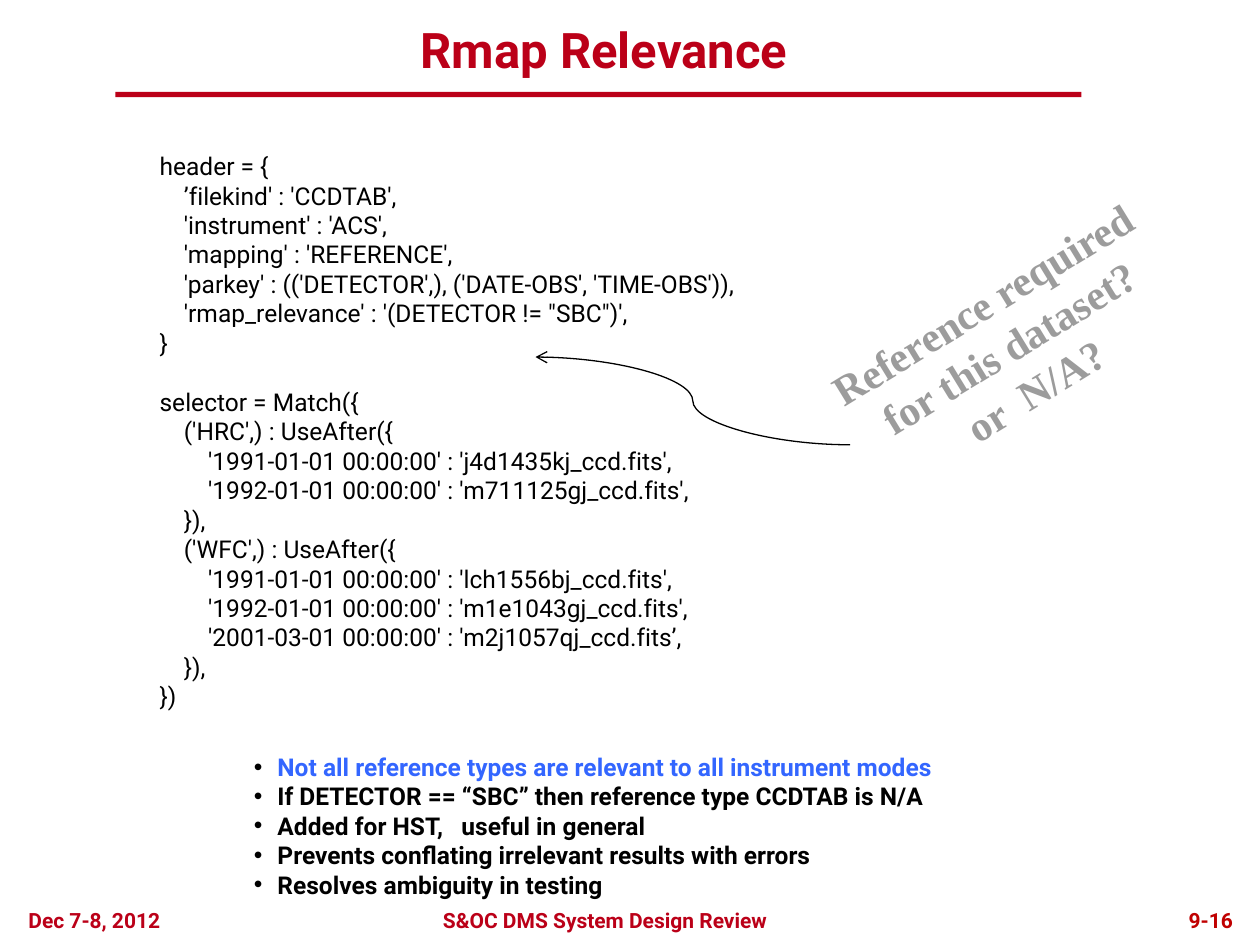
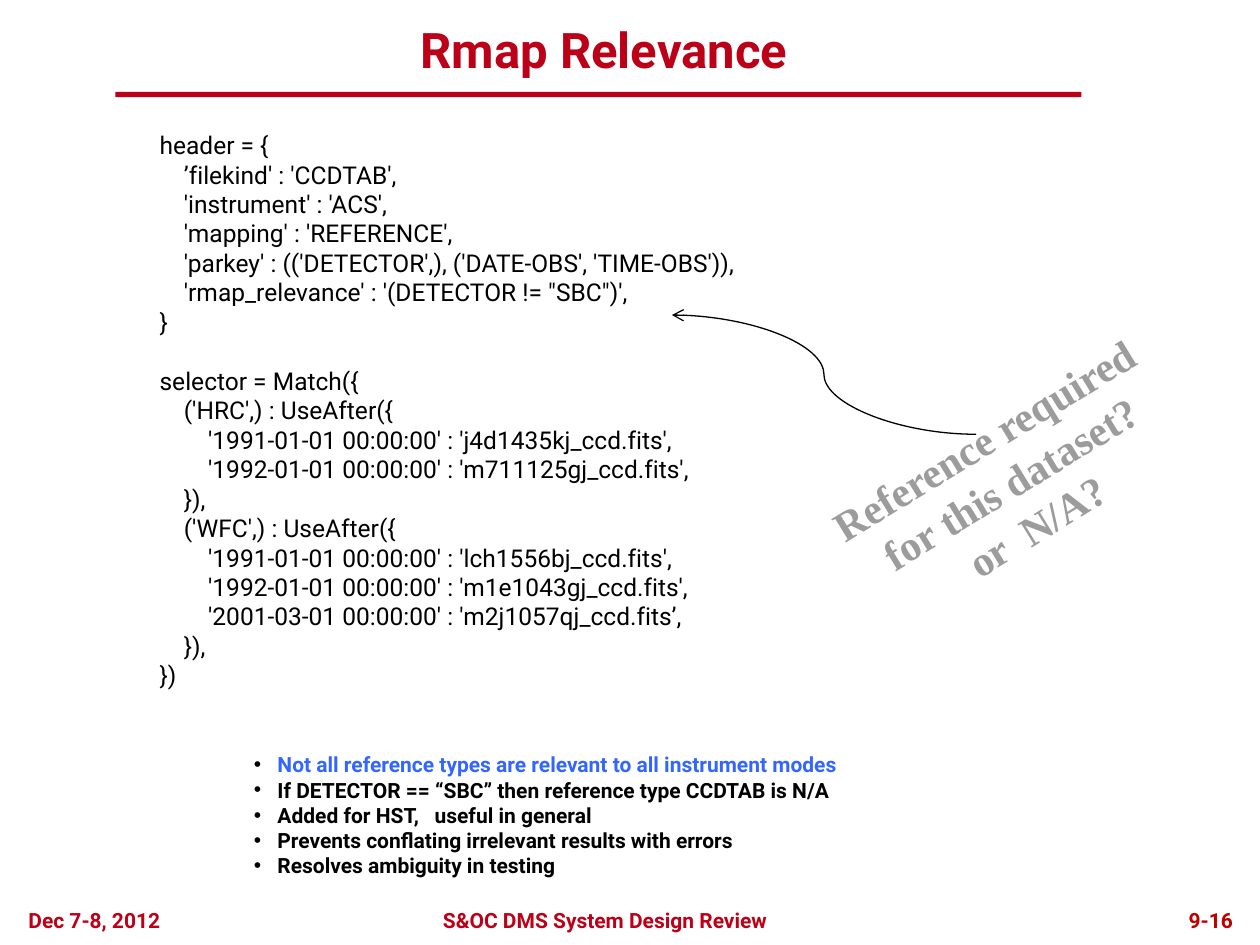
Before and after one commit to spacetelescope/crds, a slide deck: slide 15 of docs/DMS_SDR2_09_CRDS_final.pptx. Drawn at 1260x945 pixels with LibreOffice and Linux fonts; fonts in the diff are those of the drawing; background and template pictures are left out. Boxes give left, top, right and bottom in pixels: in the first picture for what was removed or moved away, otherwise in the second. Text is boxed around its words. In the diff, an @@ line names an element or a change of style, - is before the commit and + after.

```diff
--- a/docs/DMS_SDR2_09_CRDS_final.pptx
+++ b/docs/DMS_SDR2_09_CRDS_final.pptx
@@ text "header = {": place and size @@
-text "header = {" at (160,156,734,651)
+text "header = {" at (160,135,734,630)
@@ curved arrow moved from (850, 445) - (536, 357) to (976, 435) - (672, 315) @@
@@ text "Reference required": place and size @@
-text "Reference required" at (1029,359,1091,411)
+text "Reference required" at (1031,495,1093,547)
@@ text "Not all reference types are ..." at (277,756,836,878): size 14 to 12 pt @@
```
Also in this commit, not shown: 11 other slides changed.
